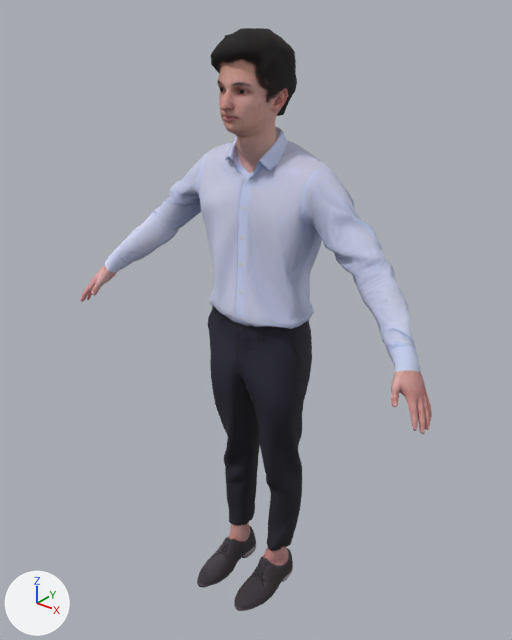
Before and after pictures for a commit that changed the FBX model public/scooter.fbx.
Camera for both pictures: a 50 mm camera at (1.206, -1.53, 1.918) aimed at (-0.01, -0.01, 0.975). Every picture has the same lights, and +X, +Y and +Z are marked at lower left. The picture after the commit comes second. Where no turn or scale is listed for an object, it has been applied to the vertices.

In view in the first picture: 'rp_neil_rigged_004_geo'.
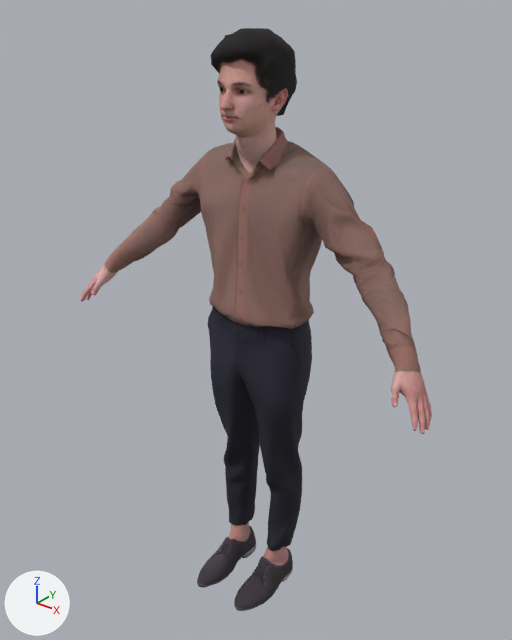
Pixel boxes (x1, y1, x2, y2) of what changed, in the pictures (512 x 640 px):
'rp_neil_rigged_004_geo', surface changed (white to brown)
    both: (102, 124, 422, 375)

The edits, one by one:
Picture 'scooter.png' (img_scooter_png) is new.
Material 'rp_neil_rigged_004_mat' (mat_rp_neil_rigged_004_mat) changes its picture from img_rp_neil_rigged_004_dif_jpg to img_scooter_png.
